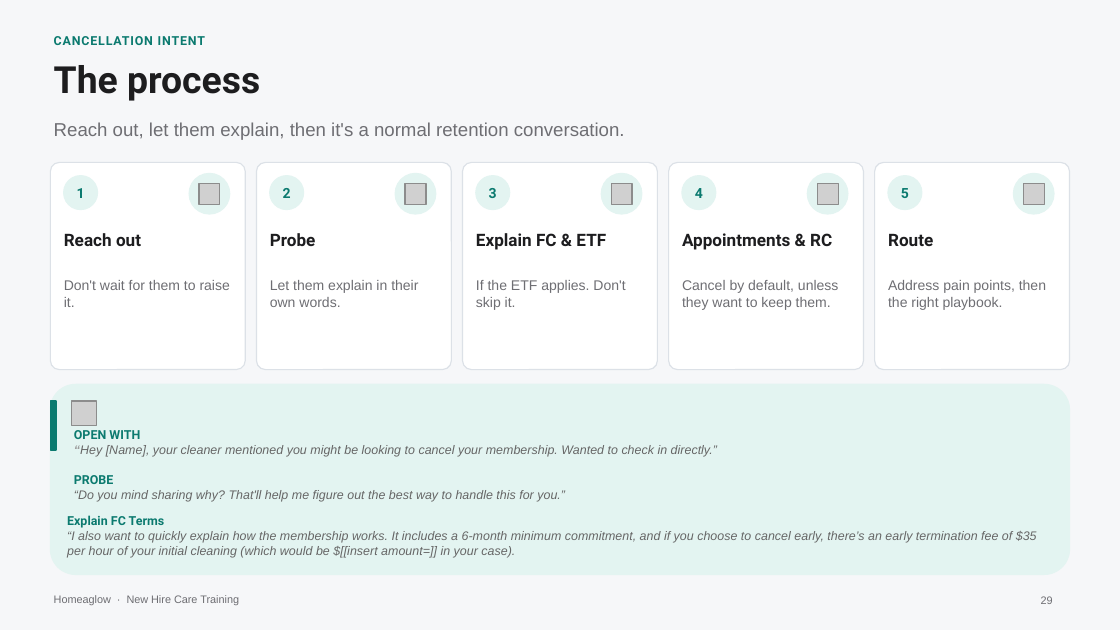
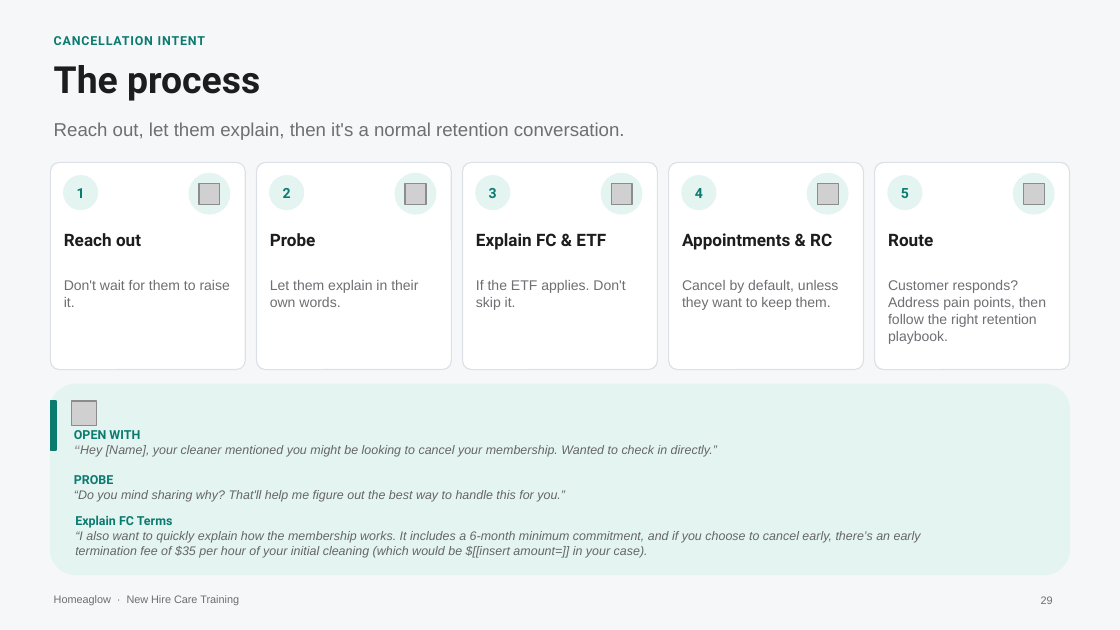
Before and after one commit to anjulimichelle/training, a slide deck: slide 29 of retention-membership-cancellation/retention-membership-cancellation.pptx. Drawn at 1120x630 pixels with LibreOffice and Linux fonts; fonts in the diff are those of the drawing; grey boxes stand for pictures. Boxes give left, top, right and bottom in pixels: in the first picture for what was removed or moved away, otherwise in the second. Text is boxed around its words. In the diff, an @@ line names an element or a change of style, - is before the commit and + after.

```diff
--- a/retention-membership-cancellation/retention-membership-cancellation.pptx
+++ b/retention-membership-cancellation/retention-membership-cancellation.pptx
@@ text at (888, 280, 1046, 344): text changed @@
-Address pain points, then the right playbook.
+Customer responds? Address pain points, then follow the right retention playbook.
@@ text "Explain FC Terms" rewrapped from (67, 515, 1037, 558) to (75, 515, 921, 558) @@
```
Also in this commit, not shown: 5 other slides changed, 1 other file.
